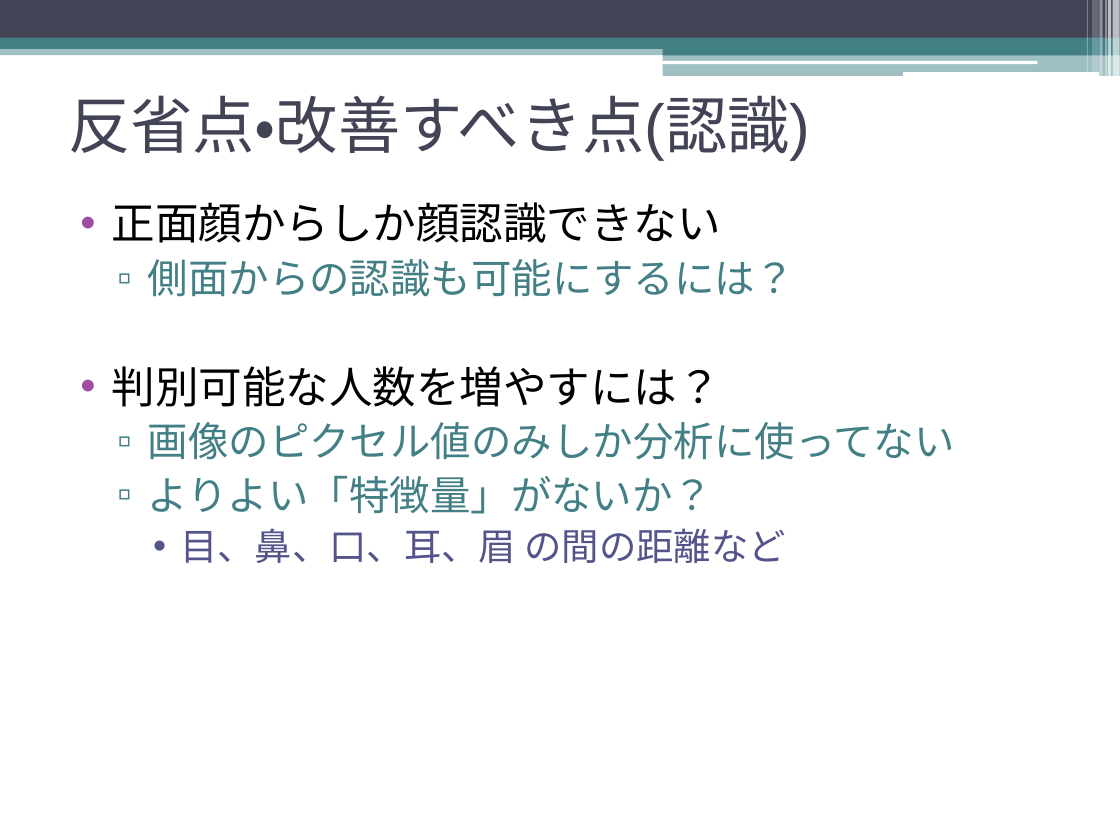
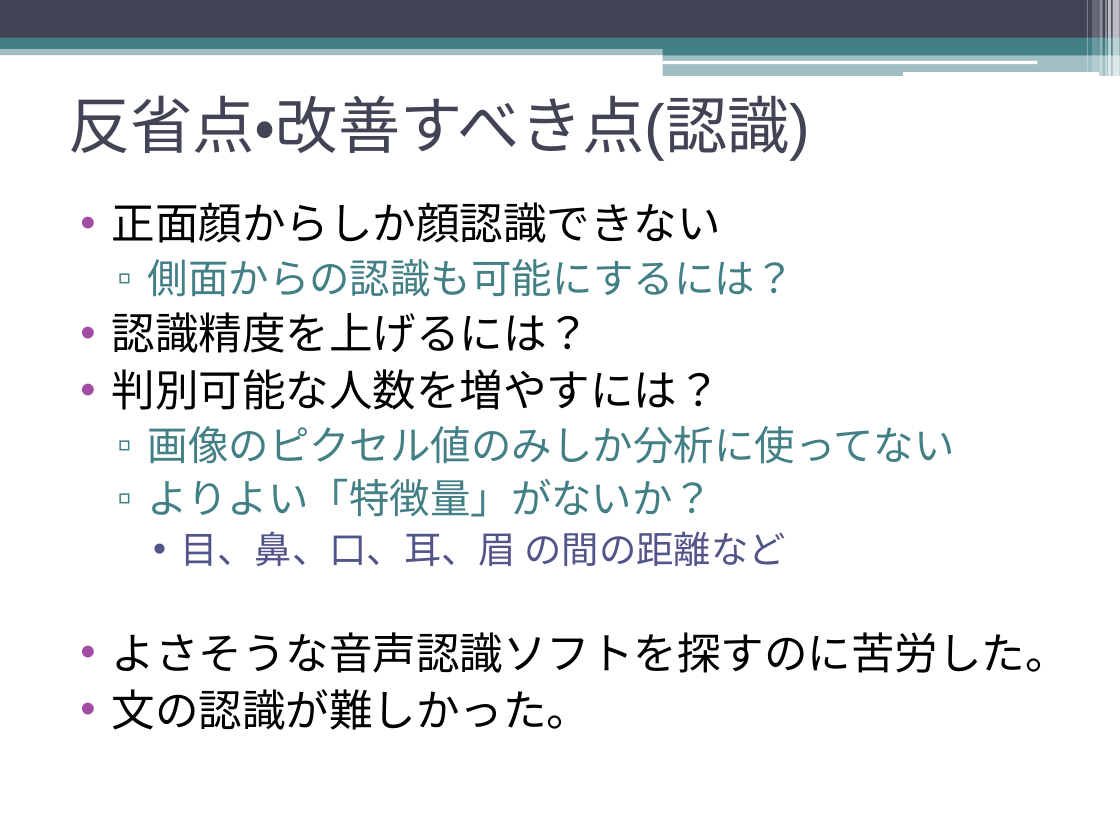
Before and after one commit to Shell-Wataru/AutoRecognition, a slide deck: slide 25 of RecogSlide.pptx (slide 22 before the commit). Drawn at 1120x840 pixels with LibreOffice and Linux fonts; fonts in the diff are those of the drawing. Boxes give left, top, right and bottom in pixels: in the first picture for what was removed or moved away, otherwise in the second. Text is boxed around its words. In the diff, an @@ line names an element or a change of style, - is before the commit and + after.

```diff
--- a/RecogSlide.pptx
+++ b/RecogSlide.pptx
@@ text at (x1=112, y1=312, x2=590, y2=353): paragraph added @@
+• 認識精度を上げるには？
@@ text at (x1=112, y1=632, x2=1069, y2=730): paragraphs added @@
+• よさそうな音声認識ソフトを探すのに苦労した。
+• 文の認識が難しかった。
```
Also in this commit, not shown: 5 other slides changed, 4 slides added, 1 slide removed.
